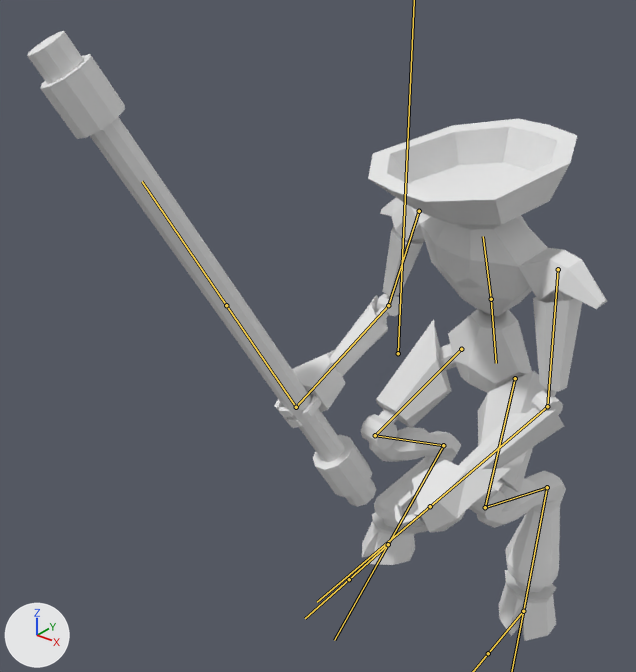
Renders of the FBX model Assets/Resources/Models/FBX/Entities/Manticore.fbx from each side of a commit.
The view is the same before and after, from a 50 mm lens placed at (3.76, -7.13, 7.03), pointed at (-1.44, -0.63, 3.0). Every picture has the same lights, and +X, +Y and +Z are marked at lower left. Both versions are drawn at frame 19 of the action 'Armature|5.ManticoreBackParrySwing'; the numbers are the values there. The bones that bend it are drawn over the model as lines.

Names of what the first picture shows: 'Manticore'.
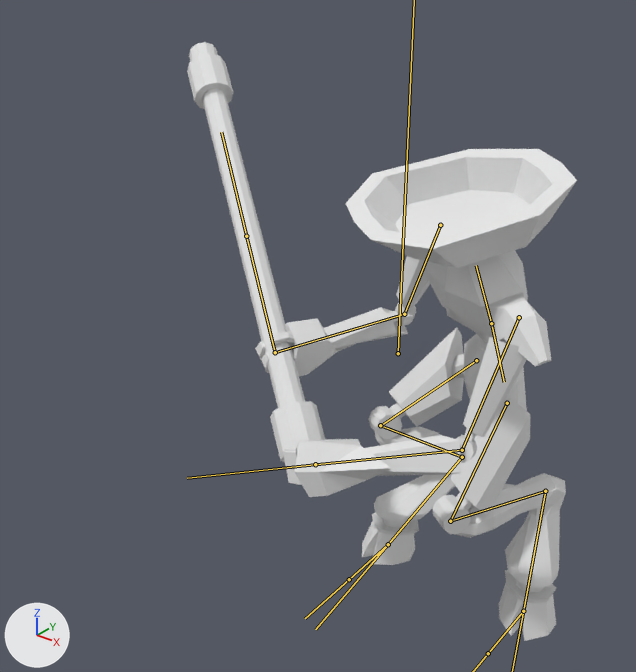
Pixel boxes (x1, y1, x2, y2) of what changed, in the pictures (636 x 672 px):
'Manticore', posed (33% narrower)
    before: (27, 31, 607, 641)
    after: (187, 42, 577, 641)
bone 'Torso', root to tip
    before: (491, 299) to (483, 236)
    after: (491, 323) to (476, 265)
bone 'UpperArm.L', root to tip
    before: (558, 269) to (547, 406)
    after: (519, 317) to (462, 450)
bone 'Forearm.L', root to tip
    before: (547, 406) to (430, 506)
    after: (462, 450) to (315, 464)
bone 'UpperArm.R', root to tip
    before: (419, 211) to (388, 305)
    after: (440, 225) to (404, 314)
bone 'Forearm.R', root to tip
    before: (388, 305) to (296, 407)
    after: (404, 314) to (275, 352)
bone 'Pipe', root to tip
    before: (296, 407) to (226, 305)
    after: (275, 352) to (246, 236)
bone 'UpperLeg.L', root to tip
    before: (515, 378) to (485, 507)
    after: (507, 403) to (450, 521)
bone 'Calf.L', root to tip
    before: (485, 507) to (547, 487)
    after: (450, 521) to (545, 491)
bone 'Hoof.L', root to tip
    before: (547, 487) to (523, 611)
    after: (545, 491) to (523, 611)
bone 'UpperLeg.R', root to tip
    before: (461, 349) to (375, 435)
    after: (476, 360) to (381, 425)
bone 'Calf.R', root to tip
    before: (375, 435) to (443, 445)
    after: (380, 425) to (462, 457)
bone 'Hoof.R', root to tip
    before: (443, 445) to (388, 544)
    after: (462, 457) to (388, 544)

The edits, one by one:
Bone 'Torso' (bone_torso) moves from (0.03, -0.14, 0.05) to (0.07, -0.38, 0.14).
Bone 'Torso' (bone_torso) turns from (4, -13, 0) to (10, -36, -1) degrees about its own x, y and z.
Bone 'UpperArm.L' (bone_upperarm_l) turns from (4, -20, -15) to (34, -44, -54) degrees about its own x, y and z.
Bone 'Forearm.L' (bone_forearm_l) turns from (-11, 13, -30) to (-45, 41, -92) degrees about its own x, y and z.
Bone 'UpperArm.R' (bone_upperarm_r) turns from (2, -29, -6) to (49, -74, -62) degrees about its own x, y and z.
Bone 'Forearm.R' (bone_forearm_r) turns from (35, 36, 3) to (-22, 132, -96) degrees about its own x, y and z.
Bone 'Pipe' (bone_pipe) turns from (0, 3, 6) to (8, 3, 11) degrees about its own x, y and z.
Bone 'UpperLeg.L' (bone_upperleg_l) turns from (4, 2, 2) to (8, 5, 5) degrees about its own x, y and z.
Bone 'Calf.L' (bone_calf_l) turns from (9, -1, 0) to (25, -2, -1) degrees about its own x, y and z.
Bone 'Hoof.L' (bone_hoof_l) turns from (7, 0, 0) to (17, 0, 1) degrees about its own x, y and z.
Bone 'UpperLeg.R' (bone_upperleg_r) turns from (-7, 2, 0) to (-16, 6, -4) degrees about its own x, y and z.
Bone 'Calf.R' (bone_calf_r) turns from (3, -2, -3) to (4, -6, -7) degrees about its own x, y and z.
Bone 'Hoof.R' (bone_hoof_r) turns from (7, 0, 1) to (16, -1, 4) degrees about its own x, y and z.
